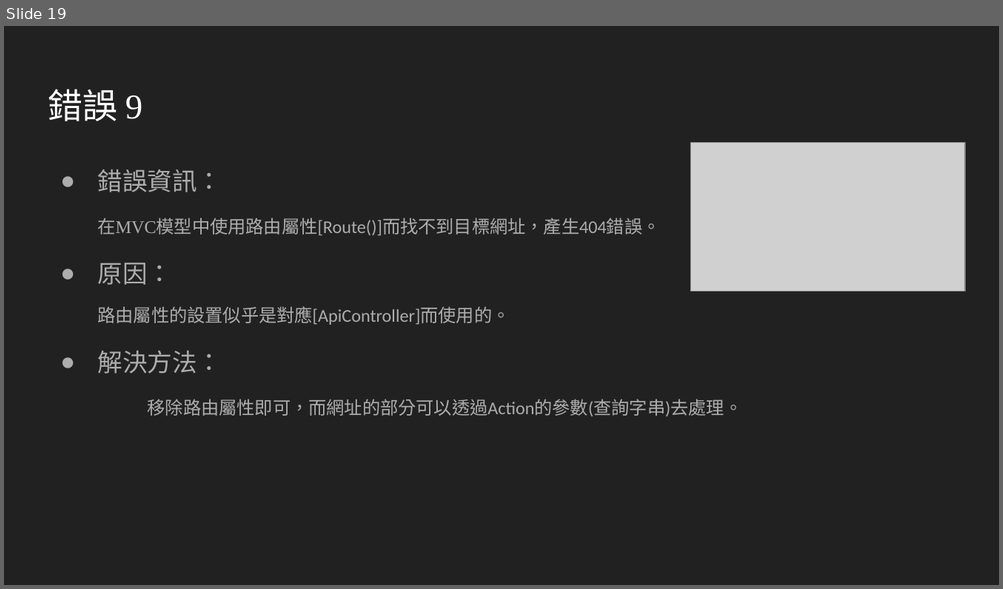
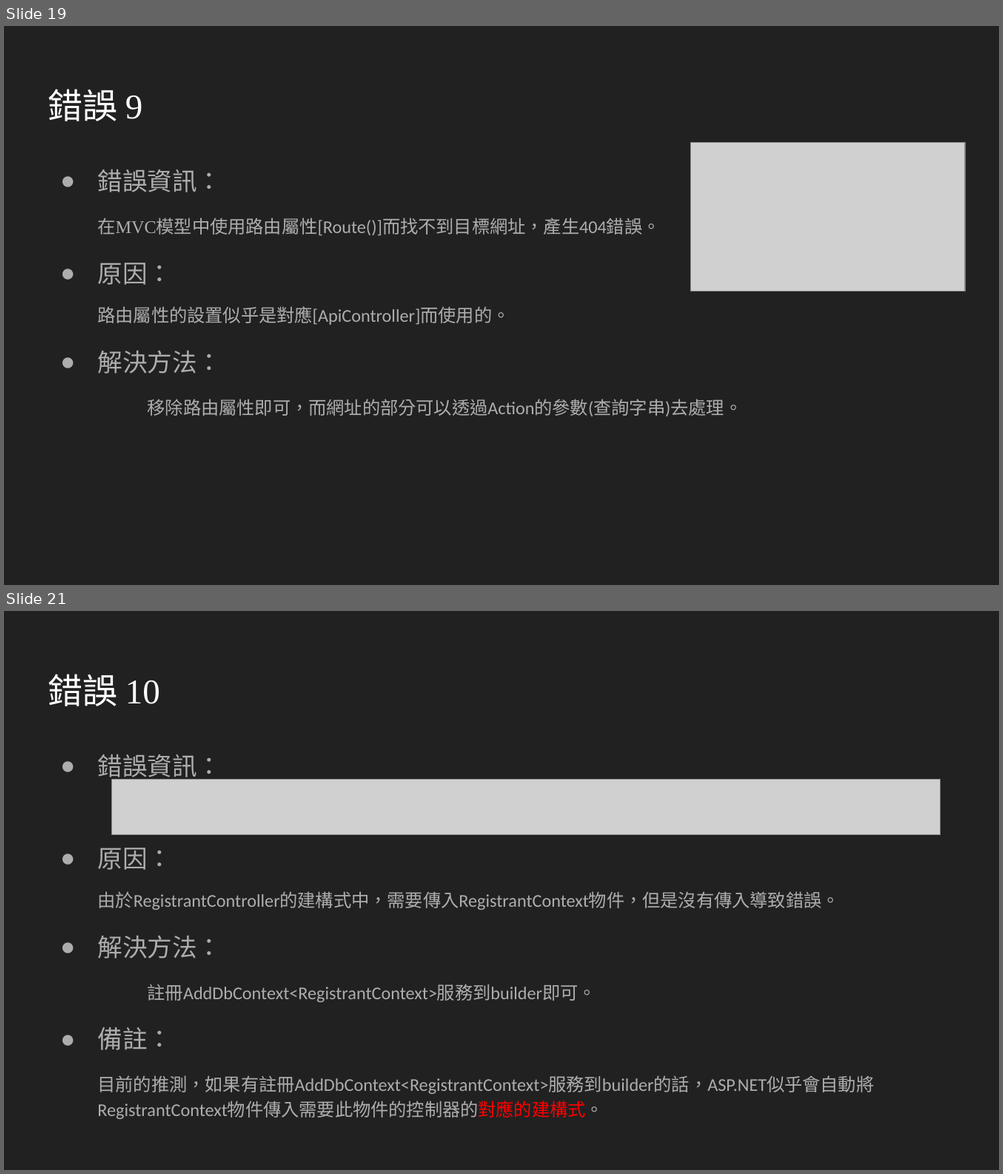
Before and after one commit to AsrielNi/ShopStore, a slide deck: C#_ASP.NET_常見錯誤.pptx. Shown one above the other, each under a label of ours: slide 19 before the commit, slides 19 and 21 after it; the slides between them are not shown. The pictures are 1003x589 and 1003x1174 pixels, drawn with LibreOffice and Linux fonts; fonts in the diff are those of the drawing; grey boxes stand for pictures. Boxes give left, top, right and bottom in pixels: in the first picture for what was removed or moved away, otherwise in the second. Text is boxed around its words. In the diff, an @@ line names an element or a change of style, - is before the commit and + after.

Commit message:
Hint: 刪除測試用的程式碼、匯集各WebAPI的Context、優化連接用的類別 ProductSystemAPI 連接用的類別的程式碼優化 APItoLINK - AttachAPI ProductSystemAPI 連接用的類別新增屬性 APItoLINK - _settingFile ProductSystemAPI 連接用的類別新增方法 APItoLINK  - (GetConnectString, GetContext) ShopApplication 移除測試用的方法 DataBaseCall - TestCall ShopApplication 新增連接Context的方法 DataBaseCall - (FromRegistrantContext, FromProductContext) C#_ASP.NET_常見錯誤.pptx 新增內容 移除Concept.png

```diff
--- a/C#_ASP.NET_常見錯誤.pptx
+++ b/C#_ASP.NET_常見錯誤.pptx
@@ slide 21 added at <box>4,611,999,1170</box>, background #212121 @@
@@ title added at <box>48,674,160,706</box>, 25.2 pt, text #FFFFFF @@
+錯誤 10
@@ text added at <box>97,755,874,1119</box>, 13 pt, text #ADADAD @@
+● 錯誤資訊：
+● 原因：
+由於RegistrantController的建構式中，需要傳入RegistrantContext物件，但是沒有傳入導致錯誤。
+● 解決方法：
+註冊AddDbContext<RegistrantContext>服務到builder即可。
+● 備註：
+目前的推測，如果有註冊AddDbContext<RegistrantContext>服務到builder的話，ASP.NET似乎會自動將RegistrantContext物件傳入需要此物件的控制器的對應的建構式。
@@ picture added at <box>111,779,940,834</box> @@
```
Also in this commit, not shown: 1 slide changed, 2 other slides added, 1 slide removed, 4 other files.
